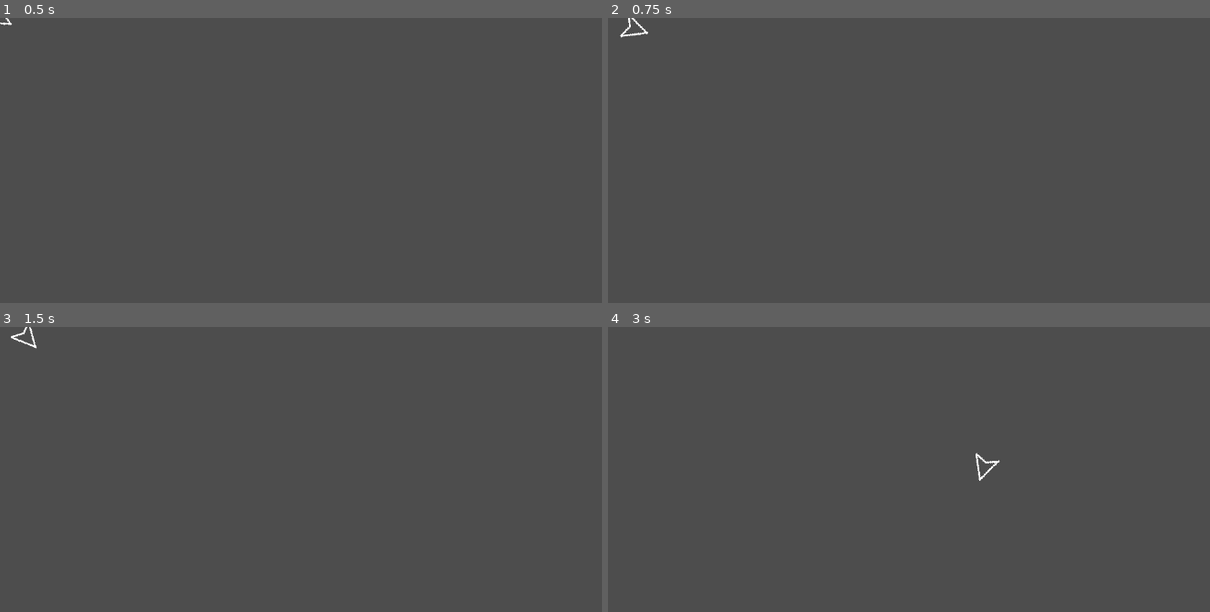
Above: before the commit, frames 1-4 (two rows, left to right).
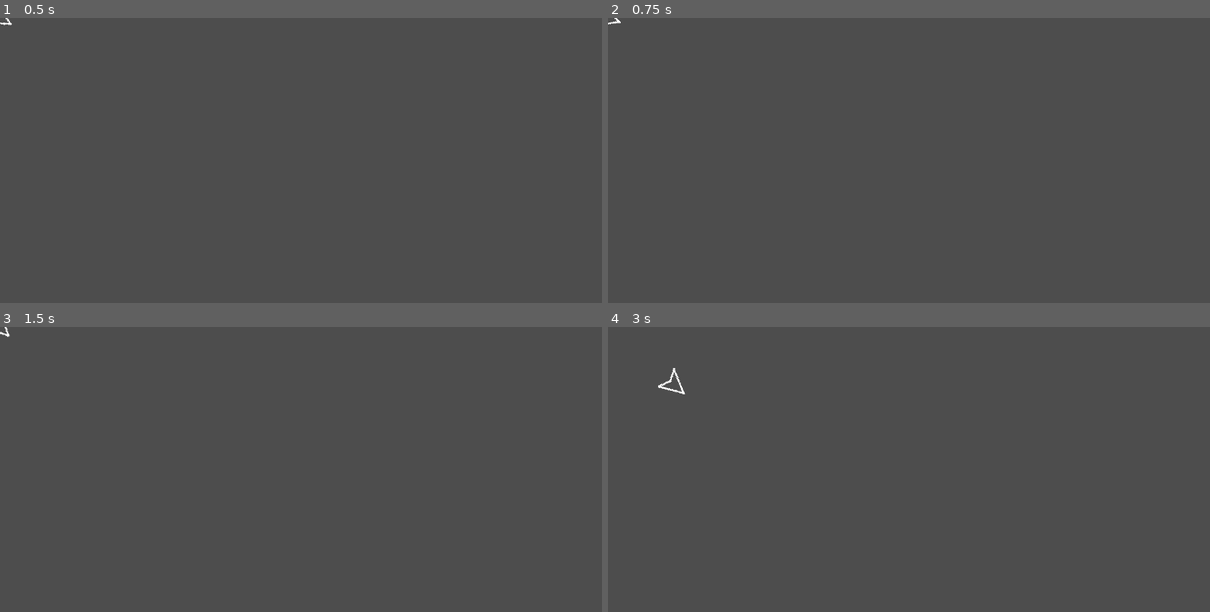
Above: after the commit, the same moments.

Repository: gwak-amole/atari-asteroids-knockoff
Game: Godot game, scene res://scenes/player.tscn
Same seed, same stepped clock (60 frames per second), same inputs: the game is played once before the commit and once after it. The project has no main scene, so this scene is started directly.
Inputs (mouse positions are in pixels of both pictures, inside the frame that each line leads up to):
- Up to frame 1 (0.5 s): no input
- Up to frame 2 (0.75 s): tap Enter (ui_accept) at 0.5 s; move the mouse to (1131, 203) at 0.52 s; hold Right from 0.53 s (still down); hold Enter (ui_accept) from 0.53 s (still down)
- Up to frame 3 (1.5 s): move the mouse to (216, 552) at 1.27 s; release Right at 1.28 s; release Enter (ui_accept) at 1.28 s; hold Down from 1.28 s (still down); tap Alt at 1.35 s
- Up to frame 4 (3 s): tap Enter (ui_accept) at 1.52, 1.55, 1.82, 2.85 s; move the mouse to (1047, 441) at 2.02 s; release Down at 2.03 s; hold Right 2.03-2.78 s; hold Enter (ui_accept) 2.03-2.78 s; tap Shift at 2.1 s; move the mouse to (outside the picture) at 2.77 s; hold Z (thrust, bound only after the commit) from 2.78 s (still down)

Frame 1 is identical in both runs. In frame 2, 0.1% of the frame differs, in the area x 0-7%, y 0-8%; in frame 3, 0.1%; in frame 4, 0.2%, in the area x 8-66%, y 14-54%.

Commit message:
physics of player finished

Diff:
--- a/project.godot
+++ b/project.godot
@@ -18,6 +18,14 @@
 
 enabled=PackedStringArray("res://addons/godot_super-wakatime/plugin.cfg")
 
+[input]
+
+thrust={
+"deadzone": 0.5,
+"events": [Object(InputEventKey,"resource_local_to_scene":false,"resource_name":"","device":-1,"window_id":0,"alt_pressed":false,"shift_pressed":false,"ctrl_pressed":false,"meta_pressed":false,"pressed":false,"keycode":0,"physical_keycode":90,"key_label":0,"unicode":122,"location":0,"echo":false,"script":null)
+]
+}
+
 [rendering]
 
 renderer/rendering_method="mobile"
--- a/scripts/player.gd
+++ b/scripts/player.gd
@@ -7,7 +7,7 @@
 func _physics_process(delta):
 	var direction = (get_global_mouse_position() - global_position)
 
-	if Input.is_action_pressed("ui_accept"):
+	if Input.is_action_pressed("thrust"):
 		velocity = direction.normalized() * speed
 	else:
 		velocity.x = 0
